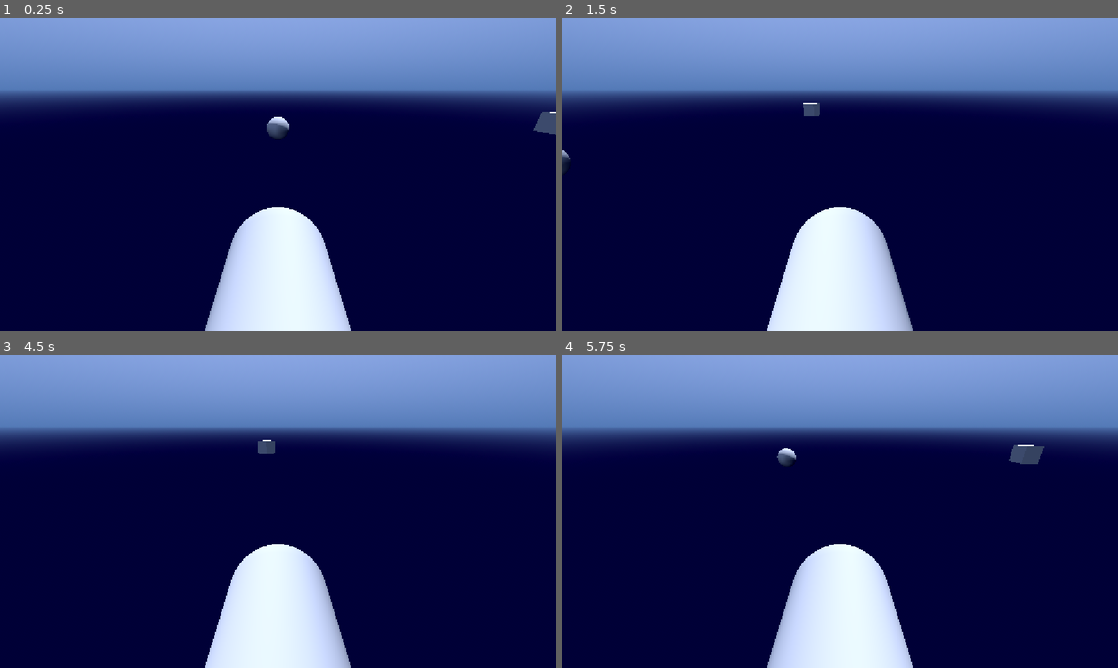
Above: before the commit, frames 1-4 (two rows, left to right).
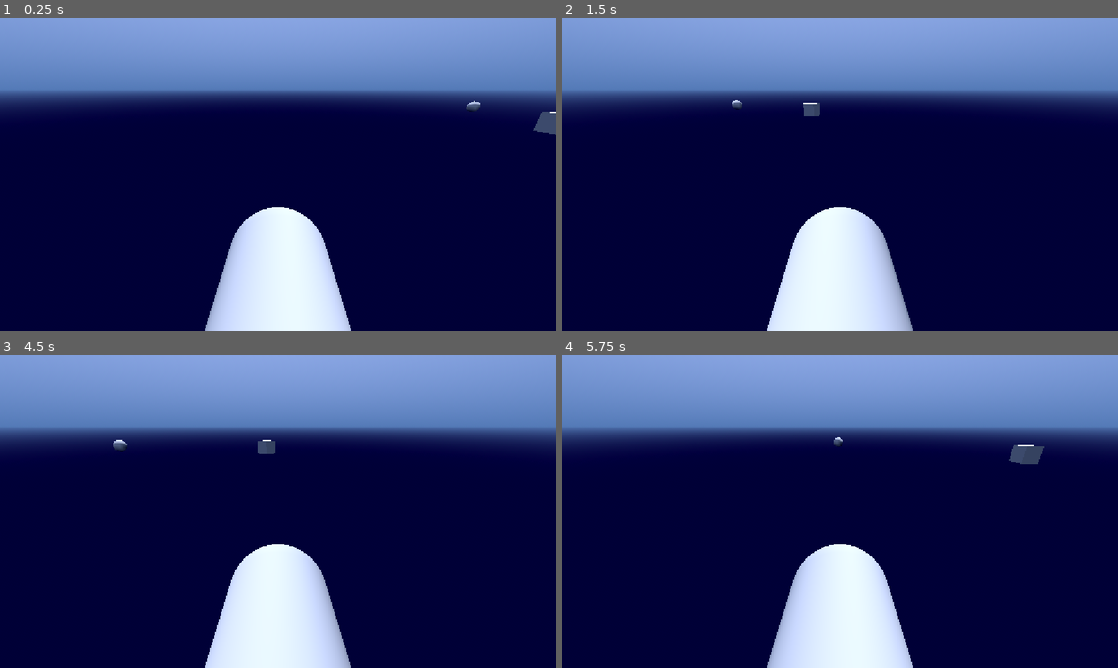
Above: after the commit, the same moments.

Repository: PeterDrake/yachtsinkers
Game: Godot game, scene res://yachtsinkers.tscn
Two runs of this game, one before a commit and one after it. Both use one fixed random seed, a clock stepped at 60 frames per second and the inputs below. Sound files missing from this copy of the repository are replaced by a short silence.
Inputs (mouse positions are in pixels of both pictures, inside the frame that each line leads up to):
- Up to frame 1 (0.25 s): no input
- Up to frame 2 (1.5 s): move the mouse to (962, 158) at 0.52 s; hold Right (right) 0.53-1.28 s; tap Space (space) at 0.6, 1.35 s; move the mouse to (728, 190) at 1.27 s; hold Down (ui_down) from 1.28 s (still down)
- Up to frame 3 (4.5 s): tap Enter at 2 s; move the mouse to (333, 442) at 2.02 s; release Down (ui_down) at 2.03 s; hold Right (right) 2.03-2.78 s; tap Space (space) at 2.1, 2.85, 3.5, 3.6, 4.35 s; move the mouse to (250, 574) at 2.77 s; hold Up (forward) 2.78-3.53 s; move the mouse to (444, 558) at 3.52 s; hold Left (left) from 3.53 s (still down); move the mouse to (111, 464) at 4.27 s
- Up to frame 4 (5.75 s): move the mouse to (867, 511) at 5.02 s; release Left (left) at 5.03 s; hold Down (ui_down) from 5.03 s (still down); tap Space (space) at 5.1 s

The runs differ from the first frame. In frame 1, 0.3% of the frame differs, in the area x 48-87%, y 26-39%; in frame 2, less than 0.1%; in frame 3, less than 0.1%; in frame 4, 0.2%.
Error in both runs: Out of bounds get index '0' (on base: 'PackedStringArray') (res://speech.gd:3)

Commit message:
Yacht moves in a square

Diff:
--- a/yacht.gd
+++ b/yacht.gd
@@ -4,9 +4,19 @@
 @onready var player := get_node("/root/YachtSinkers/Player")
 
 var health := 5
+var waypoint_index = 0
+
+const SPEED := 3
+const WAYPOINTS := [Vector3(-20, 0, -20), Vector3(-20, 0, 20), Vector3(20, 0, 20), Vector3(20, 0, -20)]
+
+func _process(delta: float) -> void:
+	var destination = WAYPOINTS[waypoint_index]
+	position += position.direction_to(destination) * SPEED * delta
+	if position.distance_to(destination) < 1:
+		waypoint_index = (waypoint_index + 1) % len(WAYPOINTS)
 
 func _on_buoy_sound_finished() -> void:
-	$BuoySound.play()
+	$BoatSound.play()
 
 func receive_hit() -> void:
 	health -= 1
--- a/yacht.tscn
+++ b/yacht.tscn
@@ -17,7 +17,7 @@
 [node name="MeshInstance3D" type="MeshInstance3D" parent="." unique_id=718199581]
 mesh = SubResource("SphereMesh_xx5pe")
 
-[node name="BuoySound" type="AudioStreamPlayer3D" parent="." unique_id=1197138728]
+[node name="BoatSound" type="AudioStreamPlayer3D" parent="." unique_id=1197138728]
 transform = Transform3D(-4.371139e-08, 0, -1, 0, 1, 0, 1, 0, -4.371139e-08, 0, 0, 0)
 stream = ExtResource("2_rsqnq")
 autoplay = true
@@ -25,4 +25,4 @@
 [node name="SonarSound" type="AudioStreamPlayer3D" parent="." unique_id=1504693947]
 stream = ExtResource("3_7e6i7")
 
-[connection signal="finished" from="BuoySound" to="." method="_on_buoy_sound_finished"]
+[connection signal="finished" from="BoatSound" to="." method="_on_buoy_sound_finished"]
--- a/yachtsinkers.tscn
+++ b/yachtsinkers.tscn
@@ -34,7 +34,7 @@
 transform = Transform3D(1, 0, 0, 0, -0.9227412, -0.38542044, 0, 0.38542044, -0.9227412, 0, -1.5978748, -1.1316499)
 
 [node name="Yacht" parent="." unique_id=210908673 instance=ExtResource("2_xpjbq")]
-transform = Transform3D(1, 0, 0, 0, 1, 0, 0, 0, 1, 0, 0, -8)
+transform = Transform3D(1, 0, 0, 0, 1, 0, 0, 0, 1, 20, 0, -20)
 
 [node name="Speech" parent="." unique_id=106919617 instance=ExtResource("3_xpjbq")]
 
